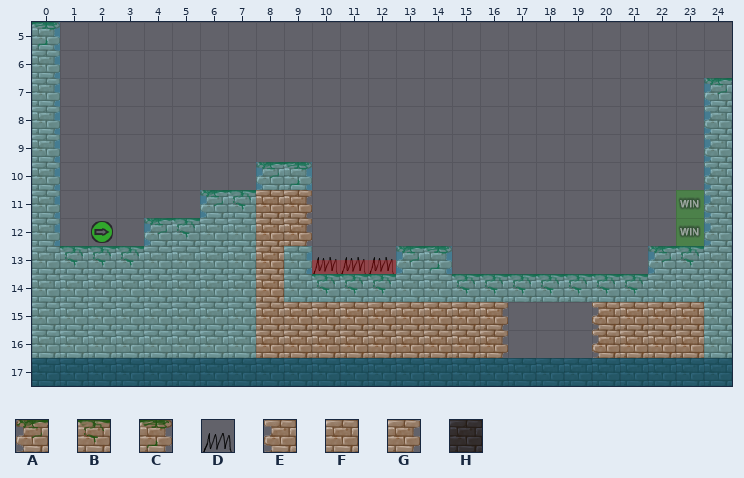
Tiled map (JSON): BGJ03/levels/test.json. Above: the version before the commit.
Cells are 32x32 px. Shown: x 0..24, y 5..17.
Key: from "Tileset": A 0, B 1, C 2, D 3, E 12, F 13, G 14, H 121.
_ is an empty cell.
Layers that did not change in this view are not listed.
Layer "-1" before, first column x 0:
 5 C________________________
 6 G________________________
 7 G_______________________A
 8 G_______________________E
 9 G_______________________E
10 G_______AC______________E
11 G_____ABFG______________E
12 G___ABFFFG______________E
13 FBBBFFFFFGDDDAC_______ABF
14 FFFFFFFFFFBBBFFBBBBBBBFFF
15 FFFFFFFFFFFFFFFFG___EFFFF
16 FFFFFFFFFFFFFFFFG___EFFFF
17 HHHHHHHHHHHHHHHHHHHHHHHHH
Now the later version:
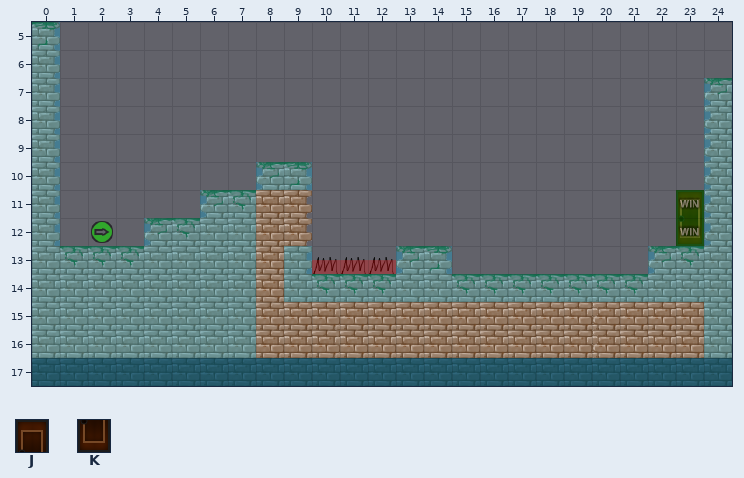
Further tiles: from "Tileset": J 131, K 143.
Tiles of an added or newly shown layer are drawn over the layers below it.
From old to new:
Layer "1" (now shown):
y 11: x 23 _ -> J
y 12: x 23 _ -> K
y 15..16: x 10 _ -> F; x 16..20 _____ -> FFFFF
Layer "-1":
y 15..16: x 10 F -> G; x 16 G -> _
Boxes around the changes in both pictures, in picture pixels (x1, y1, x2, y2):
added: (676, 190, 704, 246)
changed: (334, 302, 340, 358)
changed: (502, 302, 599, 358)
